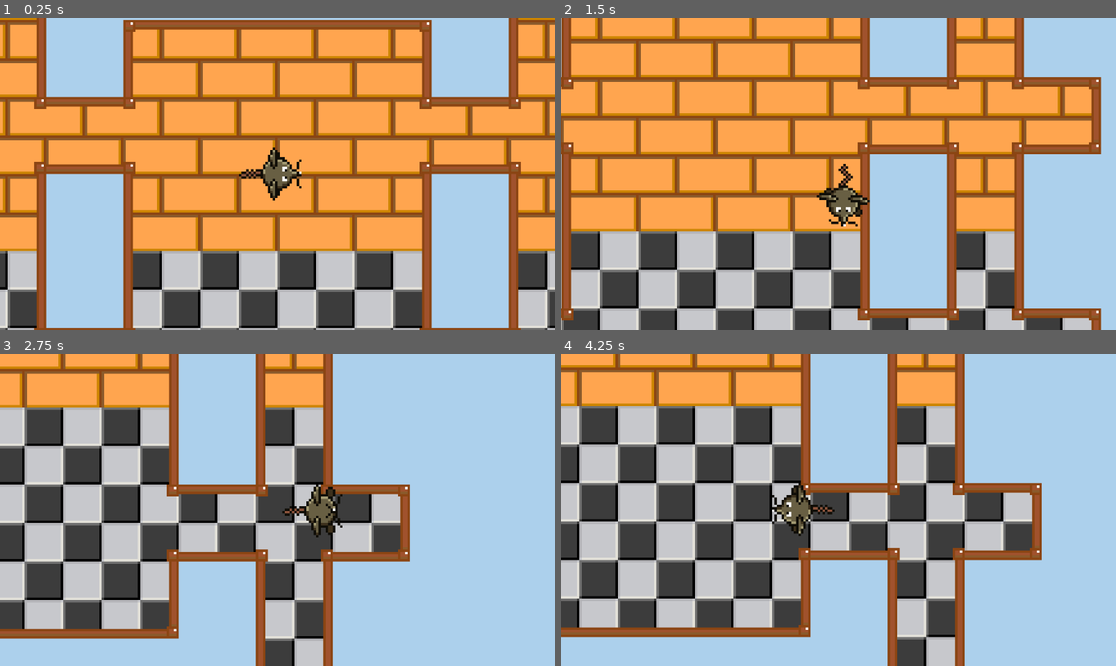
Above: before the commit, frames 1-4 (two rows, left to right).
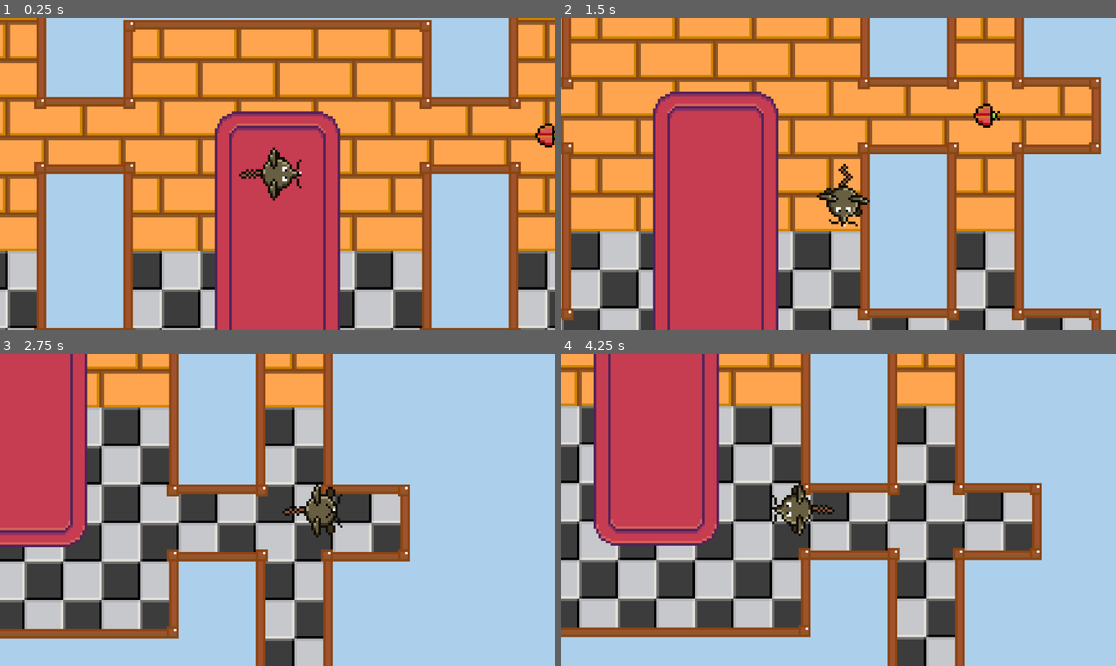
Above: after the commit, the same moments.

Repository: rasmussvala/TDDD23-Cheddar-Chase
Game: Godot game, scene res://scenes/game.tscn
Two runs of this game, one before a commit and one after it. Both use one fixed random seed, a clock stepped at 60 frames per second and the inputs below. This scene is started directly instead of the project's main scene.
Inputs:
- Up to frame 1 (0.25 s): no input
- Up to frame 2 (1.5 s): tap Enter at 0.5 s; hold Right (ui_right) 0.53-1.28 s; hold Down (ui_down) from 1.28 s (still down)
- Up to frame 3 (2.75 s): release Down (ui_down) at 2.03 s; hold Right (ui_right) from 2.03 s (still down)
- Up to frame 4 (4.25 s): release Right (ui_right) at 2.78 s; hold Up (ui_up) 2.78-3.53 s; hold Left (ui_left) from 3.53 s (still down)

The runs differ from the first frame. In frame 1, 15% of the frame differs, in the area x 38-100%, y 29-100%; in frame 2, 17%, in the area x 16-80%, y 23-100%; in frame 3, 9.7%; in frame 4, 14%.

Commit message:
Added a bug
Added a small bug enemy. Still needs work inorder to deal damage.

Diff:
--- a/project.godot
+++ b/project.godot
@@ -11,7 +11,7 @@
 [application]
 
 config/name="TDDD23-Game-Project"
-run/main_scene="res://scenes/playerCharacter.tscn"
+run/main_scene="res://scenes/test/playerCharacter.tscn"
 config/features=PackedStringArray("4.3", "Forward Plus")
 
 [input]
--- a/scenes/game.tscn
+++ b/scenes/game.tscn
@@ -1,14 +1,16 @@
-[gd_scene load_steps=3 format=3 uid="uid://b3wdmox28pm05"]
+[gd_scene load_steps=4 format=3 uid="uid://b3wdmox28pm05"]
 
-[ext_resource type="PackedScene" uid="uid://b4cu5dc1rlitf" path="res://scenes/testRoom.tscn" id="1_8ay2r"]
-[ext_resource type="PackedScene" uid="uid://dnlv8wuw8y7et" path="res://scenes/playerCharacter.tscn" id="2_y4nnn"]
+[ext_resource type="PackedScene" uid="uid://b4cu5dc1rlitf" path="res://scenes/test/testRoom.tscn" id="1_h25ey"]
+[ext_resource type="PackedScene" uid="uid://ct4xnrb6ua7pq" path="res://scenes/test/bug.tscn" id="2_yj2lc"]
+[ext_resource type="PackedScene" uid="uid://dnlv8wuw8y7et" path="res://scenes/test/playerCharacter.tscn" id="3_0xa32"]
 
 [node name="Game" type="Node2D"]
 
 [node name="Room" type="Node2D" parent="."]
 
-[node name="TestRoom" parent="Room" instance=ExtResource("1_8ay2r")]
+[node name="TestRoom" parent="Room" instance=ExtResource("1_h25ey")]
 
-[node name="Player" type="Node2D" parent="."]
+[node name="Bug" parent="." instance=ExtResource("2_yj2lc")]
+position = Vector2(112, -16)
 
-[node name="playerCharacter" parent="Player" instance=ExtResource("2_y4nnn")]
+[node name="Player" parent="." instance=ExtResource("3_0xa32")]
--- /dev/null
+++ b/scenes/test/bug.tscn
@@ -0,0 +1,107 @@
+[gd_scene load_steps=14 format=3 uid="uid://ct4xnrb6ua7pq"]
+
+[ext_resource type="Script" path="res://scripts/bug.gd" id="1_nut6h"]
+[ext_resource type="Texture2D" uid="uid://brjpccue7ndc3" path="res://assets/enemies/bug/walk.png" id="2_etpq1"]
+
+[sub_resource type="AtlasTexture" id="AtlasTexture_rebt3"]
+atlas = ExtResource("2_etpq1")
+region = Rect2(0, 0, 32, 32)
+
+[sub_resource type="AtlasTexture" id="AtlasTexture_lbdac"]
+atlas = ExtResource("2_etpq1")
+region = Rect2(32, 0, 32, 32)
+
+[sub_resource type="AtlasTexture" id="AtlasTexture_mnmjy"]
+atlas = ExtResource("2_etpq1")
+region = Rect2(64, 0, 32, 32)
+
+[sub_resource type="AtlasTexture" id="AtlasTexture_wifpw"]
+atlas = ExtResource("2_etpq1")
+region = Rect2(96, 0, 32, 32)
+
+[sub_resource type="AtlasTexture" id="AtlasTexture_kphk7"]
+atlas = ExtResource("2_etpq1")
+region = Rect2(128, 0, 32, 32)
+
+[sub_resource type="AtlasTexture" id="AtlasTexture_oo3oa"]
+atlas = ExtResource("2_etpq1")
+region = Rect2(160, 0, 32, 32)
+
+[sub_resource type="AtlasTexture" id="AtlasTexture_xjgwr"]
+atlas = ExtResource("2_etpq1")
+region = Rect2(192, 0, 32, 32)
+
+[sub_resource type="AtlasTexture" id="AtlasTexture_28ei0"]
+atlas = ExtResource("2_etpq1")
+region = Rect2(224, 0, 32, 32)
+
+[sub_resource type="SpriteFrames" id="SpriteFrames_7owlx"]
+animations = [{
+"frames": [{
+"duration": 1.0,
+"texture": SubResource("AtlasTexture_rebt3")
+}, {
+"duration": 1.0,
+"texture": SubResource("AtlasTexture_lbdac")
+}, {
+"duration": 1.0,
+"texture": SubResource("AtlasTexture_mnmjy")
+}, {
+"duration": 1.0,
+"texture": SubResource("AtlasTexture_wifpw")
+}, {
+"duration": 1.0,
+"texture": SubResource("AtlasTexture_kphk7")
+}, {
+"duration": 1.0,
+"texture": SubResource("AtlasTexture_oo3oa")
+}, {
+"duration": 1.0,
+"texture": SubResource("AtlasTexture_xjgwr")
+}, {
+"duration": 1.0,
+"texture": SubResource("AtlasTexture_28ei0")
+}],
+"loop": true,
+"name": &"walk",
+"speed": 5.0
+}]
+
+[sub_resource type="CircleShape2D" id="CircleShape2D_4keik"]
+radius = 70.0071
+
+[sub_resource type="CircleShape2D" id="CircleShape2D_ehi18"]
+radius = 7.5
+
+[node name="Bug" type="CharacterBody2D"]
+collision_layer = 4
+collision_mask = 3
+script = ExtResource("1_nut6h")
+
+[node name="sprite" type="AnimatedSprite2D" parent="."]
+sprite_frames = SubResource("SpriteFrames_7owlx")
+animation = &"walk"
+autoplay = "walk"
+frame = 1
+frame_progress = 0.624274
+
+[node name="detectionArea" type="Area2D" parent="."]
+collision_layer = 8
+collision_mask = 2
+
+[node name="areaShape" type="CollisionShape2D" parent="detectionArea"]
+shape = SubResource("CircleShape2D_4keik")
+
+[node name="detectionRay" type="RayCast2D" parent="."]
+target_position = Vector2(25, 0)
+
+[node name="bodyCollision" type="CollisionShape2D" parent="."]
+position = Vector2(-1.19209e-07, 0)
+rotation = 1.5708
+scale = Vector2(0.4, 0.4)
+shape = SubResource("CircleShape2D_ehi18")
+one_way_collision_margin = 3.5
+debug_color = Color(0.502437, 0.663305, 0.167264, 0.568627)
+
+[connection signal="body_entered" from="detectionArea" to="." method="_on_detection_area_body_entered"]
+[connection signal="body_exited" from="detectionArea" to="." method="_on_detection_area_body_exited"]
--- a/scenes/playerCharacter.tscn
+++ b/scenes/test/playerCharacter.tscn
@@ -1,13 +1,11 @@
 [gd_scene load_steps=61 format=3 uid="uid://dnlv8wuw8y7et"]
 
-[ext_resource type="Script" path="res://scripts/playerScript.gd" id="1_p3jmh"]
+[ext_resource type="Script" path="res://scripts/player.gd" id="1_p3jmh"]
 [ext_resource type="Texture2D" uid="uid://cnc8pblqp3s00" path="res://assets/mouse/roll.png" id="2_72rxg"]
 [ext_resource type="Texture2D" uid="uid://c2jfclym1rp54" path="res://assets/mouse/idle.png" id="2_ebnf0"]
 [ext_resource type="Texture2D" uid="uid://cuhsqfgqsiwbd" path="res://assets/mouse/attack.png" id="2_kt0ko"]
 [ext_resource type="Texture2D" uid="uid://dlejngkxu8iex" path="res://assets/mouse/walk.png" id="3_nllni"]
 [ext_resource type="Texture2D" uid="uid://c57n7m8rd2p0r" path="res://assets/mouse/obstruct.png" id="3_wj4mi"]
-
-[sub_resource type="CircleShape2D" id="CircleShape2D_ua4rr"]
 
 [sub_resource type="AtlasTexture" id="AtlasTexture_8usyx"]
 atlas = ExtResource("2_kt0ko")
@@ -401,12 +399,12 @@
 "speed": 5.0
 }]
 
+[sub_resource type="CircleShape2D" id="CircleShape2D_ua4rr"]
+
 [node name="playerCharacter" type="CharacterBody2D"]
+collision_layer = 2
+collision_mask = 5
 script = ExtResource("1_p3jmh")
-
-[node name="playerCollision" type="CollisionShape2D" parent="."]
-scale = Vector2(0.6, 0.6)
-shape = SubResource("CircleShape2D_ua4rr")
 
 [node name="playerSprite" type="AnimatedSprite2D" parent="."]
 sprite_frames = SubResource("SpriteFrames_copu8")
@@ -416,3 +414,8 @@
 [node name="Camera2D" type="Camera2D" parent="."]
 zoom = Vector2(5, 5)
 position_smoothing_enabled = true
+
+[node name="playerCollision" type="CollisionShape2D" parent="."]
+scale = Vector2(0.6, 0.6)
+shape = SubResource("CircleShape2D_ua4rr")
+debug_color = Color(0.924898, 4.43766e-05, 0.678286, 0.42)
--- a/scenes/testRoom.tscn
+++ b/scenes/test/testRoom.tscn
@@ -68,6 +68,7 @@
 9:1/0/physics_layer_0/polygon_1/points = PackedVector2Array(-16, -11.0625, -16, -16, -10.875, -16, -10.875, -10.9375)
 13:1/0 = 0
 14:1/0 = 0
+14:1/0/physics_layer_0/polygon_0/points = PackedVector2Array(-16, -16, 16, -16, 16, 16, -16, 16)
 15:1/0 = 0
 3:2/0 = 0
 3:2/0/physics_layer_0/polygon_0/points = PackedVector2Array(16, -16, 16, 16, -16, 16, -16, -16, -11.844, -16, -11.844, 11.7557, 12.0208, 11.7556, 11.844, -16)
@@ -186,10 +187,32 @@
 [sub_resource type="TileSet" id="TileSet_a3nj1"]
 tile_size = Vector2i(32, 32)
 physics_layer_0/collision_layer = 1
+physics_layer_0/collision_mask = 6
 sources/0 = SubResource("TileSetAtlasSource_pbf3e")
 
+[sub_resource type="TileSetAtlasSource" id="TileSetAtlasSource_wng25"]
+texture = ExtResource("1_0gpah")
+texture_region_size = Vector2i(32, 32)
+13:0/0 = 0
+14:0/0 = 0
+15:0/0 = 0
+13:1/0 = 0
+14:1/0 = 0
+15:1/0 = 0
+13:2/0 = 0
+14:2/0 = 0
+15:2/0 = 0
+
+[sub_resource type="TileSet" id="TileSet_ttvn5"]
+tile_size = Vector2i(32, 32)
+sources/2 = SubResource("TileSetAtlasSource_wng25")
+
 [node name="TestRoom" type="Node2D"]
 
-[node name="TileMapLayer" type="TileMapLayer" parent="."]
+[node name="TileMapLayer1" type="TileMapLayer" parent="."]
 tile_map_data = PackedByteArray("AAD+//7/AAAAAAAAAAD///7/AAABAAAAAAAAAP7/AAABAAAAAAABAP7/AAACAAAAAAD+/wAAAAAAAAEAAAABAA …(688 unchanged characters)…
 tile_set = SubResource("TileSet_a3nj1")
+
+[node name="TileMapLayer2" type="TileMapLayer" parent="."]
+tile_map_data = PackedByteArray("AAAAAAEAAgAPAAEAAAAAAAAAAgAPAAEAAAD//wEAAgANAAEAAAD//wAAAgANAAEAAAD/////AgANAAAAAAAAAP//AgAPAAAAAAD//wIAAgANAAIAAAAAAAIAAgAPAAIAAAA=")
+tile_set = SubResource("TileSet_ttvn5")
--- /dev/null
+++ b/scripts/bug.gd
@@ -0,0 +1,75 @@
+extends CharacterBody2D
+
+var speed = 25
+var chase_speed = 25
+var wander_speed = 15
+var playerChase = false
+var player = null
+var wander_target = Vector2.ZERO
+var wander_time = 0
+var wander_interval = 3  # Time in seconds before choosing a new wander direction
+var pause_time = 0
+var pause_duration = 2  # Time in seconds to pause when losing sight of player
+
+@onready var animated_sprite_2d: AnimatedSprite2D = $sprite
+@onready var ray_cast: RayCast2D = $detectionRay
+
+func _ready():
+	# Ensure the RayCast2D is set up correctly
+	if not ray_cast:
+		ray_cast = RayCast2D.new()
+		add_child(ray_cast)
+	ray_cast.enabled = true
+	ray_cast.collision_mask = 1  # Adjust this to match your world/obstacle layer
+
+func _physics_process(delta):
+	if player and can_see_player():
+		chase_player()
+		pause_time = 0
+	elif pause_time < pause_duration:
+		pause(delta)
+	else:
+		wander(delta)
+
+	move_and_slide()
+
+	if velocity != Vector2.ZERO:
+		animated_sprite_2d.rotation = velocity.angle()
+
+func can_see_player() -> bool:
+	if not player:
+		return false
+
+	ray_cast.global_position = global_position
+	ray_cast.target_position = player.global_position - global_position
+	ray_cast.force_raycast_update()
+
+	return not ray_cast.is_colliding()
+
+func chase_player():
+	var direction = (player.position - position).normalized()
+	velocity = direction * chase_speed
+
+func pause(delta):
+	pause_time += delta
+	velocity = Vector2.ZERO
+
+func wander(delta):
+	wander_time += delta
+	if wander_time >= wander_interval:
+		wander_time = 0
+		wander_target = position + Vector2(randf_range(-100, 100), randf_range(-100, 100))
+
+	if position.distance_to(wander_target) > 5:
+		velocity = (wander_target - position).normalized() * wander_speed
+	else:
+		velocity = Vector2.ZERO
+
+func _on_detection_area_body_entered(body):
+	player = body
+	playerChase = true
+
+func _on_detection_area_body_exited(_body):
+	player = null
+	playerChase = false
+	pause_time = 0  # Reset pause timer when player exits detection area
--- a/scripts/playerScript.gd
+++ b/scripts/player.gd
@@ -26,7 +26,6 @@
 				sprite.play("idle")
 		else:
 			# Ensure that we don't handle movement while attacking
-			velocity = Vector2.ZERO
 			return
 
 	if is_rolling:
@@ -80,7 +79,7 @@
 		sprite.play("attack")
 
 	# Play obstruct animation if there is a collision and not rolling
-	if is_colliding() and !is_rolling:
+	if is_colliding() and !is_rolling and !is_attacking:
 		sprite.play("obstruct")
 
 # Function to check for collision
Binary file added: assets/enemies/bug/walk.png
Not shown: 1 places in scenes/test/testRoom.tscn that only renumber resources
